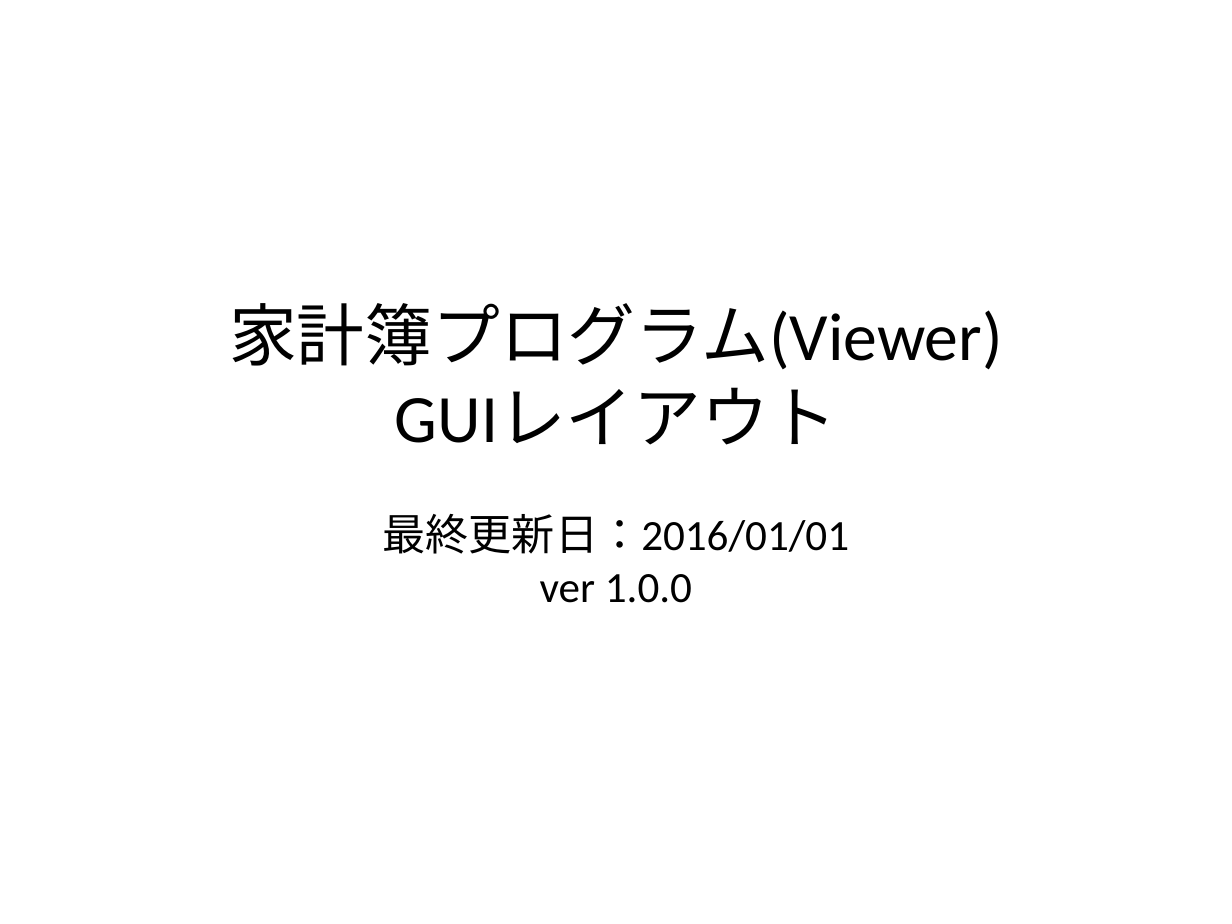
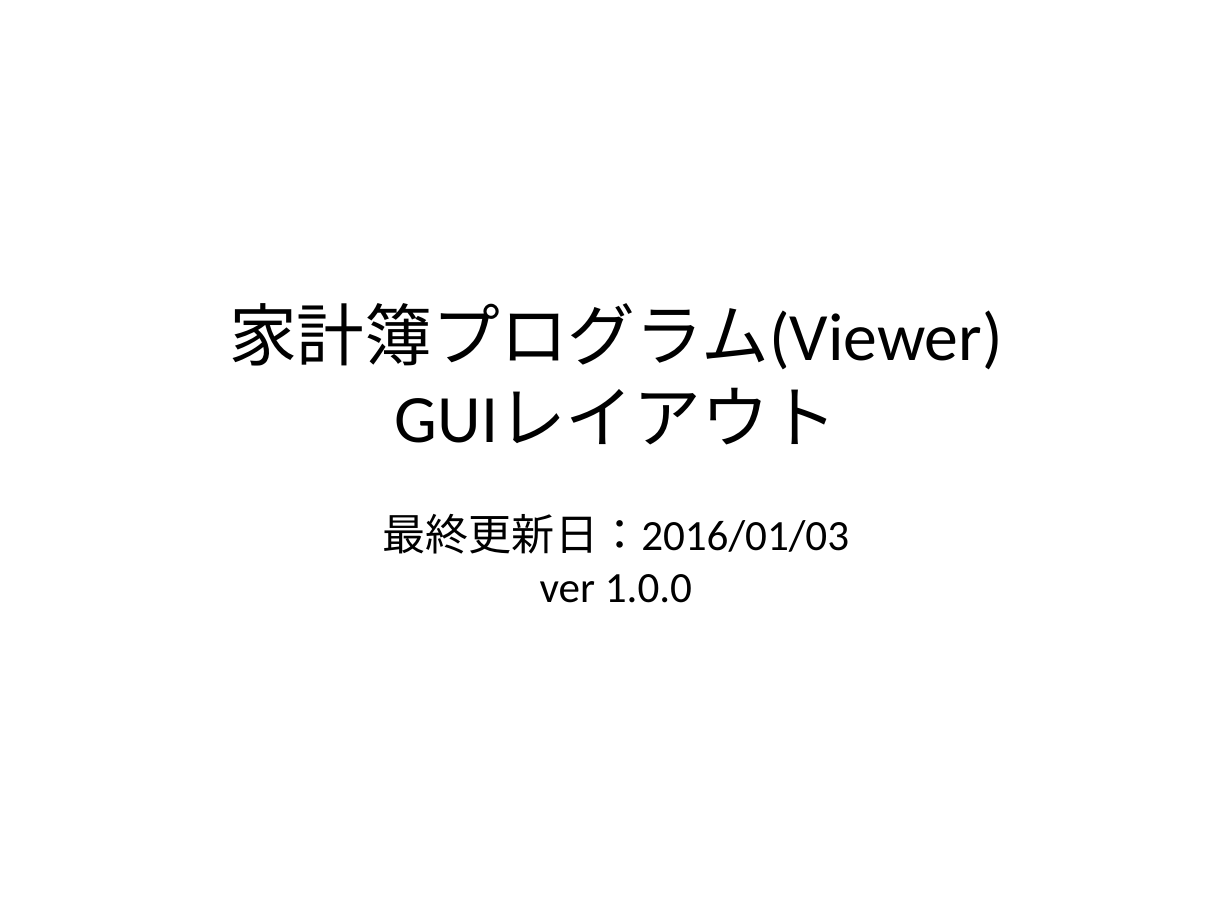
Before and after one commit to Leonis0813/chort, a slide deck: slide 1 of zosma/interface/ui.pptx. Drawn at 1232x924 pixels with LibreOffice and Linux fonts; fonts in the diff are those of the drawing. Boxes give left, top, right and bottom in pixels: in the first picture for what was removed or moved away, otherwise in the second. Text is boxed around its words. In the diff, an @@ line names an element or a change of style, - is before the commit and + after.

```diff
--- a/zosma/interface/ui.pptx
+++ b/zosma/interface/ui.pptx
@@ title at [229, 303, 1003, 603]: text changed @@
-家計簿プログラム(Viewer)
-GUIレイアウト
-最終更新日：2016/01/01
-ver 1.0.0
+家計簿プログラム(Viewer)
+GUIレイアウト
+最終更新日：2016/01/03
+ver 1.0.0
```
Also in this commit, not shown: 1 other slide changed, 2 other files.
